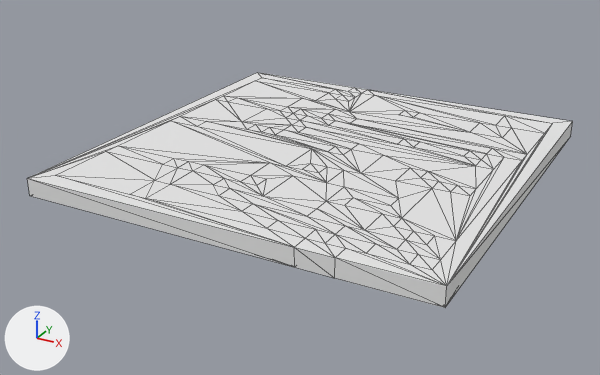
What one commit did to the OBJ model Assets/VoxelModels/Tile Variations/Tile2.obj.
Before and after are seen from a camera (50 mm lens) standing at (2.08, -3.93, 1.8) and looking at (-0.02, -0.1, -0.11). The lights are fixed; the arrows at lower left show +X, +Y and +Z. Mesh edges are drawn as thin lines. Where no turn or scale is listed for an object, it has been applied to the vertices. Vertices at the same position are counted once.

Objects in the first picture: 'Untitled'.
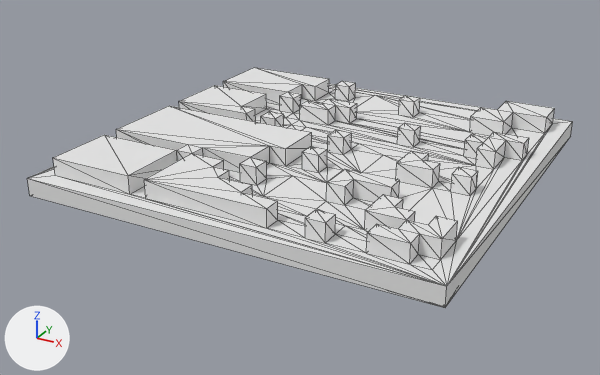
The edits, one by one:
me_untitled is used by ob_untitled; location (0.0, 0.0, 0.0).
me_untitled had 328 vertices, 652 faces and spanned x -1.1..1.2, y -1.1..1.2, z 0.0..0.1.
me_untitled now has 439 vertices, 884 faces and spans x -1.1..1.2, y -1.1..1.2, z 0.0..0.2.
Part 1, on me_untitled:
14 vertices are removed from x -0.3..0.7, y -1.1..1.2, z 0.0..0.1.
154 faces are deleted.
125 new vertices lie (0.0, 0.0, 0.1) away from vertices in x -1.0..1.1, y -1.0..1.1, z 0.1.
386 new faces join them.

Pixel boxes (x1, y1, x2, y2) of what changed, in the pictures (600 x 375 px):
'Untitled', reshaped: before (27, 72, 573, 308); after (27, 67, 573, 308)
part 1 of me_untitled, built on: before (42, 73, 571, 308); after (42, 67, 571, 308)
